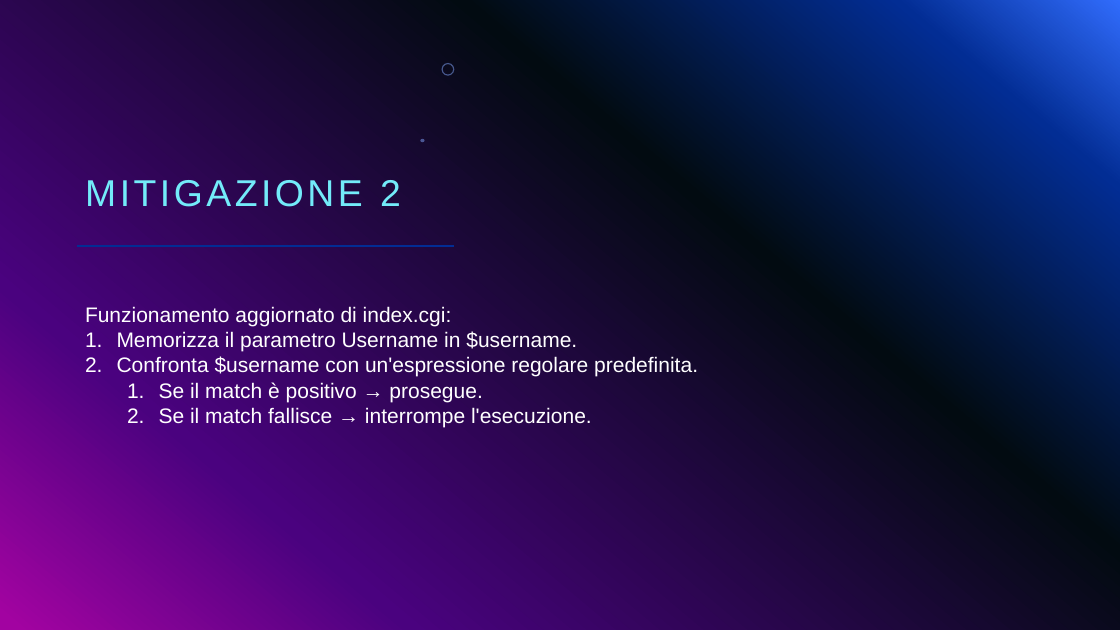
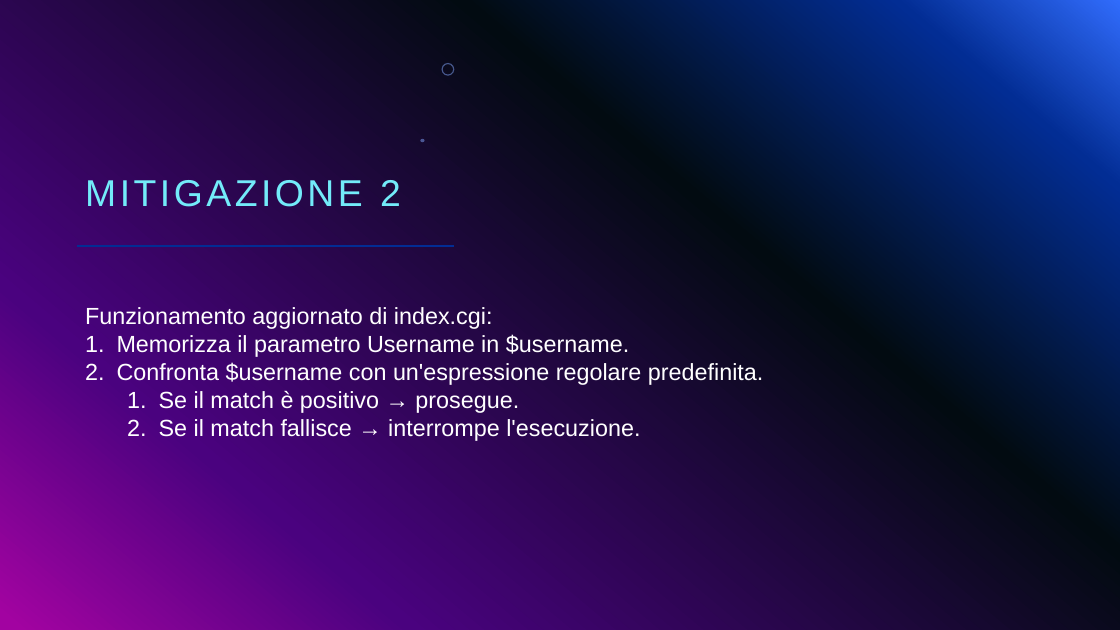
Before and after one commit to giorgiosiniscalchi/Nebula16-ITA, a slide deck: slide 37 of Presentazione Nebula16.pptx. Drawn at 1120x630 pixels with LibreOffice and Linux fonts; fonts in the diff are those of the drawing; background and template pictures are left out. Boxes give left, top, right and bottom in pixels: in the first picture for what was removed or moved away, otherwise in the second. Text is boxed around its words. In the diff, an @@ line names an element or a change of style, - is before the commit and + after.

```diff
--- a/Presentazione Nebula16.pptx
+++ b/Presentazione Nebula16.pptx
@@ text "Funzionamento aggiornato di index.cgi:" at (85,307,763,441): size 18 to 20 pt @@
```
Also in this commit, not shown: 12 other slides changed.
